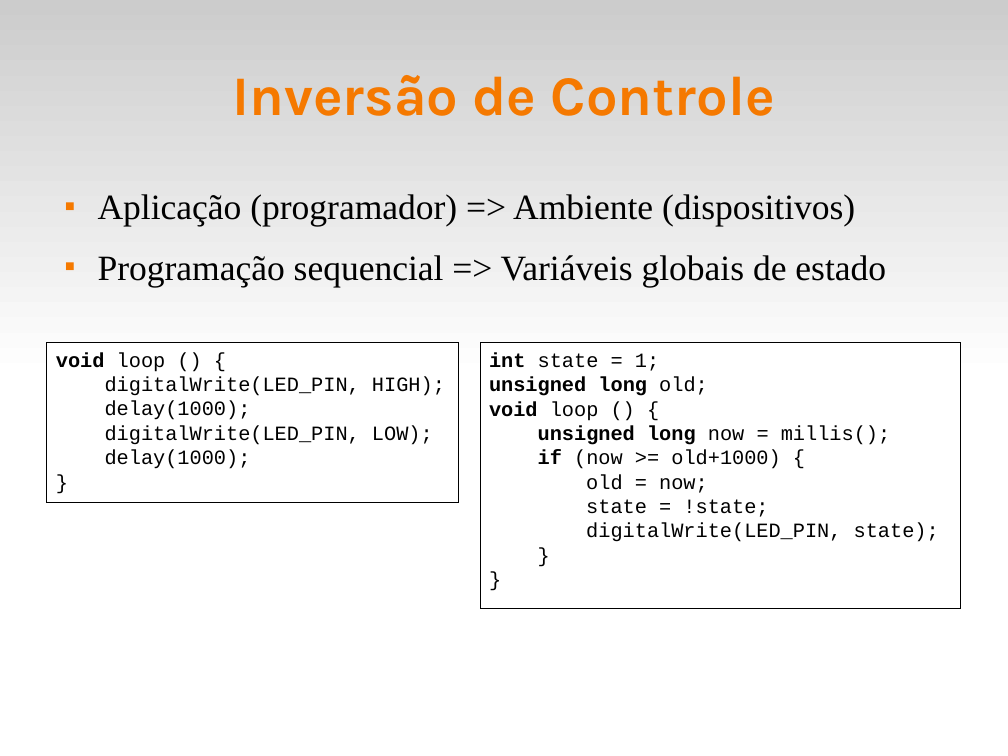
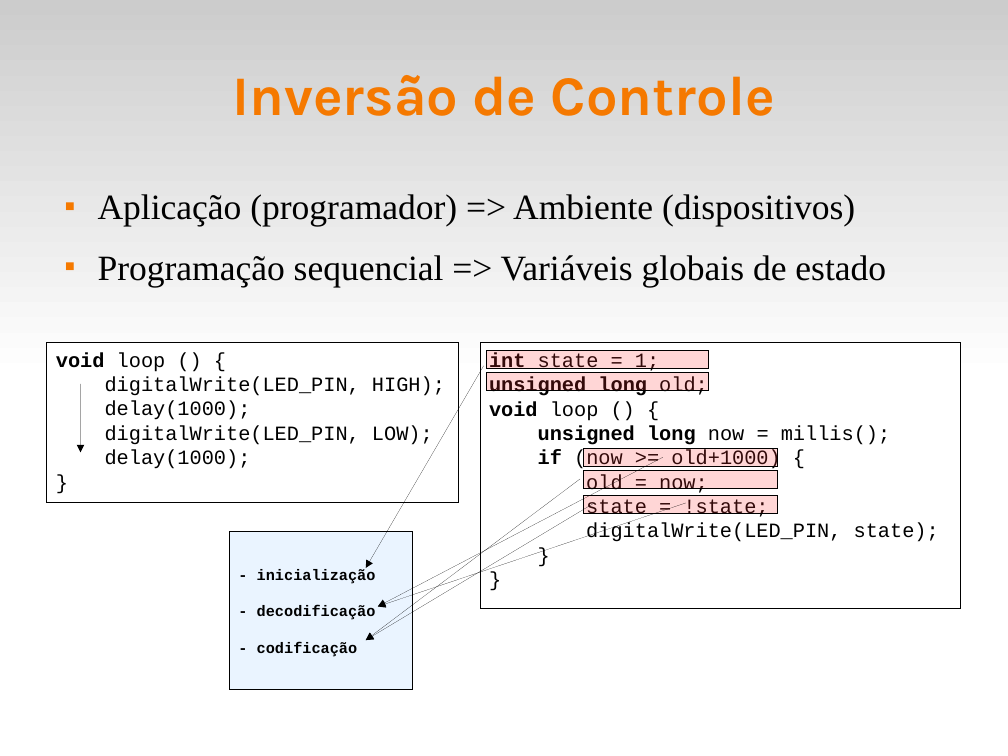
Before and after one commit to fsantanna-uerj/reativos, a slide deck: slide 10 of slides/02_arduino.odp. Drawn at 1008x756 pixels with LibreOffice and Linux fonts; fonts in the diff are those of the drawing. Boxes give left, top, right and bottom in pixels: in the first picture for what was removed or moved away, otherwise in the second. Text is boxed around its words. In the diff, an @@ line names an element or a change of style, - is before the commit and + after.

```diff
--- a/slides/02_arduino.odp
+++ b/slides/02_arduino.odp
@@ rectangle added at <box>487,350,709,369</box>, fill #FF3333 at 20% opacity, outline #000000 0 pt @@
@@ arrow added from (80, 384) to (80, 453), #000000 0 pt @@
@@ arrow added from (484, 366) to (366, 568), #000000 0 pt @@
@@ rectangle added at <box>487,373,709,391</box>, fill #FF3333 at 20% opacity, outline #000000 0 pt @@
@@ rectangle added at <box>584,448,777,466</box>, fill #FF3333 at 20% opacity, outline #000000 0 pt @@
@@ arrow added from (580, 479) to (366, 640), #000000 0 pt @@
@@ arrow added from (663, 457) to (378, 606), #000000 0 pt @@
@@ rectangle added at <box>584,470,777,488</box>, fill #FF3333 at 20% opacity, outline #000000 0 pt @@
@@ arrow added from (595, 503) to (366, 640), #000000 0 pt @@
@@ arrow added from (686, 503) to (378, 606), #000000 0 pt @@
@@ rectangle added at <box>584,496,777,514</box>, fill #FF3333 at 20% opacity, outline #000000 0 pt @@
@@ rectangle added at <box>230,531,413,689</box>, fill #99CCFF at 20% opacity, outline #000000 0 pt, 12 pt, text #000000, bold @@
+- inicialização
+- decodificação
+- codificação
```
Also in this commit, not shown: 4 other slides changed, 7 other files.
